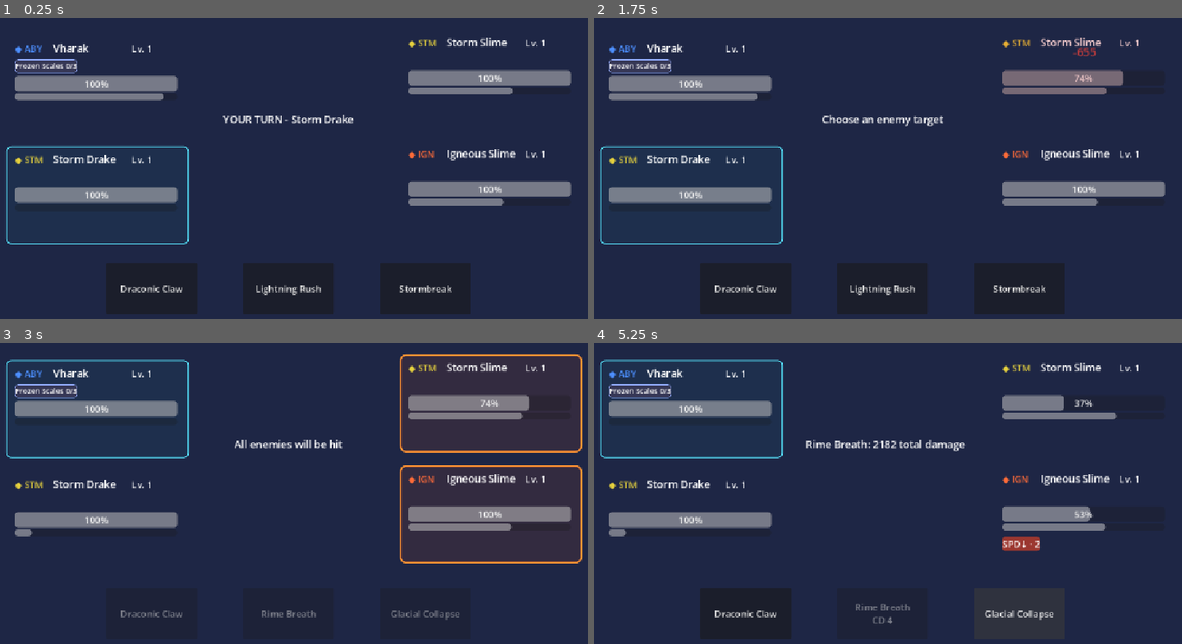
Above: before the commit, frames 1-4 (two rows, left to right).
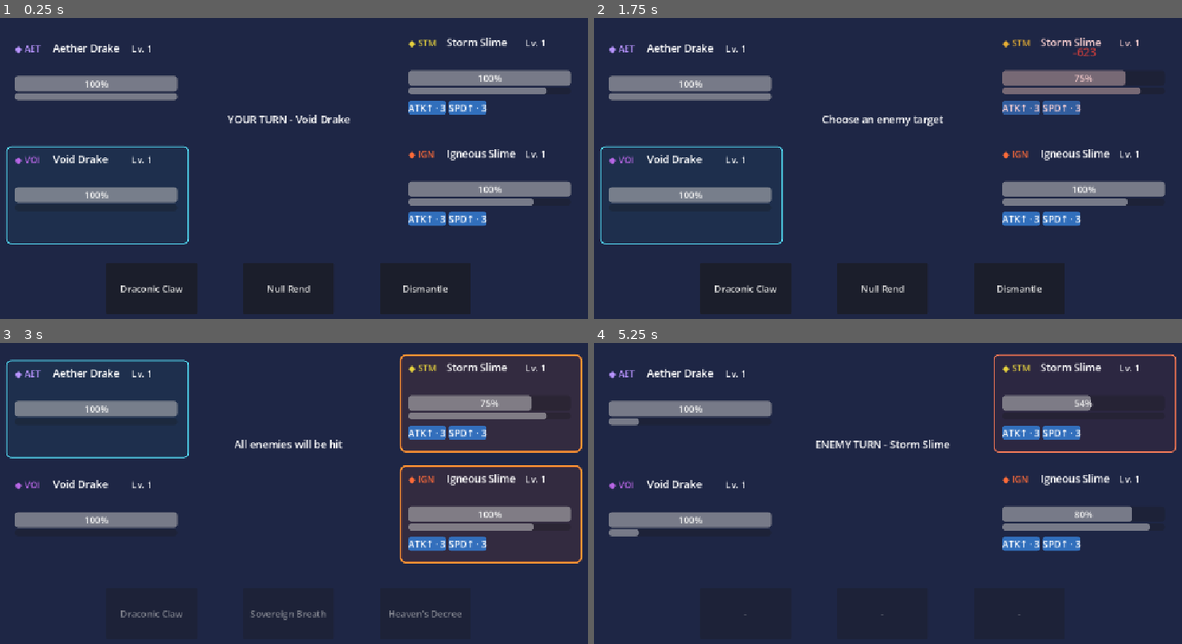
Above: after the commit, the same moments.

Repository: Akharyuu/monster-rpg
Game: Godot game, scene res://scenes/battle/battle_screen.tscn
Same seed, same stepped clock (60 frames per second), same inputs: the game is played once before the commit and once after it.
Inputs (mouse positions are in pixels of both pictures, inside the frame that each line leads up to):
- Up to frame 1 (0.25 s): no input
- Up to frame 2 (1.75 s): click "Draconic Claw" at 0.5 s; click (1087, 78) at 1.27 s
- Up to frame 3 (3 s): click "Lightning Rush" (after the commit: "Null Rend") at 2 s; click "Rime Breath" (after the commit: "Sovereign Breath") at 2.75 s
- Up to frame 4 (5.25 s): click "Glacial Collapse" (after the commit: "Heaven's Decree") at 3.5 s; click "Draconic Claw" at 4.25 s; click "Glacial Collapse" (after the commit: "Heaven's Decree") at 5 s

The runs differ from the first frame. In frame 1, 3.1% of the frame differs, in the area x 2-93%, y 8-93%; in frame 2, 2.8%; in frame 3, 2.6%; in frame 4, 5.8%, in the area x 1-100%, y 3-94%.

Commit message:
Add Void Drake strip test scenario

Diff:
--- a/godot/scenes/battle/battle_screen.gd
+++ b/godot/scenes/battle/battle_screen.gd
@@ -6,6 +6,10 @@
 
 const BattleControllerScript = preload(
     "res://scripts/battle/battle_controller.gd"
+)
+
+const StatusEffectFactoryScript = preload(
+    "res://scripts/factories/status_effect_factory.gd"
 )
 
 @onready var skill_1_button = $"Skill 1 Button"
@@ -35,10 +39,10 @@
 func _ready() -> void:
     allies = [
         PrototypeFactoryScript.create_level_one_monster(
-            "drake_storm"
+            "drake_void"
         ),
         PrototypeFactoryScript.create_level_one_monster(
-            "drake_abyssal"
+            "drake_aether"
         )
     ]
 
@@ -50,6 +54,25 @@
             "slime_igneous"
         )
     ]
+
+    # Temporary prototype setup so Void Drake's strip mechanics
+    # can be tested immediately.
+    for enemy in enemies:
+        enemy.apply_status_effect(
+            StatusEffectFactoryScript.create_status_effect(
+                "attack_up",
+                3,
+                enemy
+            )
+        )
+
+        enemy.apply_status_effect(
+            StatusEffectFactoryScript.create_status_effect(
+                "speed_up",
+                3,
+                enemy
+            )
+        )
 
     battle_controller = BattleControllerScript.new()
     battle_controller.setup(
@@ -502,6 +525,8 @@
             return "FREEZE!"
         "silence":
             return "SILENCE!"
+        "oblivion":
+            return "OBLIVION!"
         _:
             return effect_id.to_upper()
 
